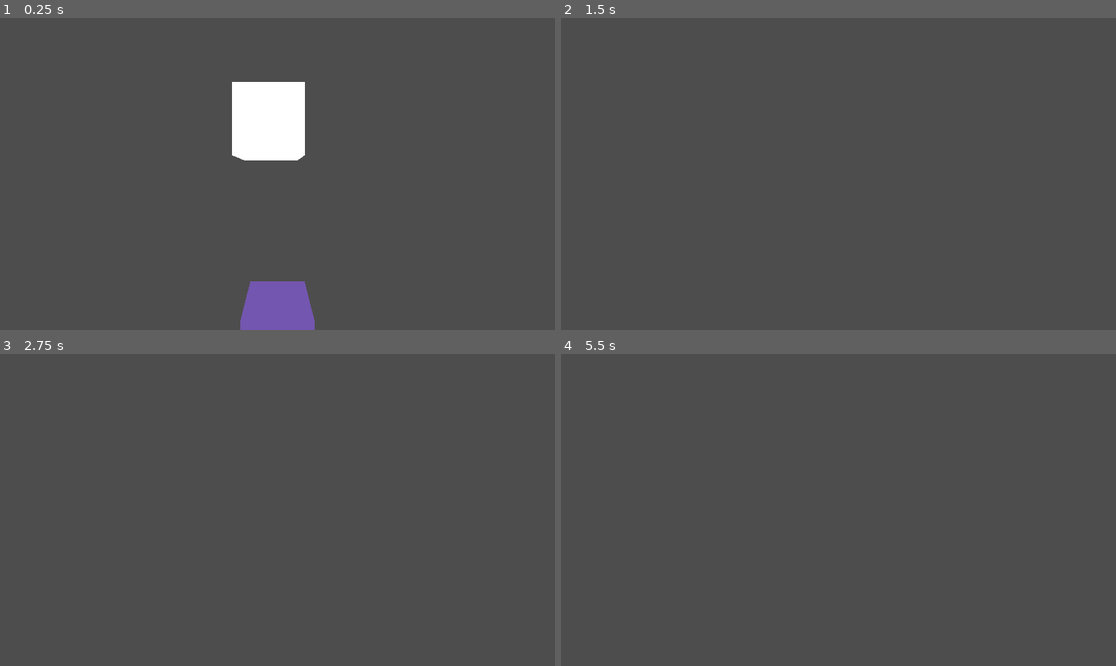
Above: before the commit, frames 1-4 (two rows, left to right).
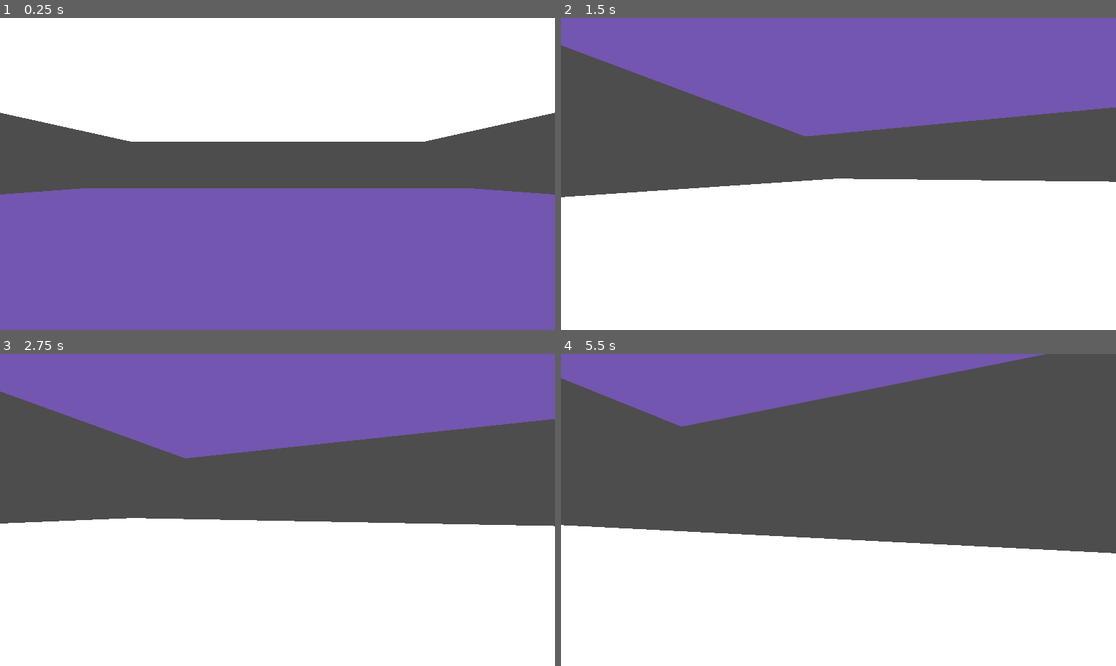
Above: after the commit, the same moments.

Repository: JacobKuenning/UpsideDoom
Game: Godot game, scene res://Scenes/game.tscn
The game is run twice, just before and just after one commit, with the same random seed, the same clock (stepped at 60 frames per second) and the same inputs.
Inputs (mouse positions are in pixels of both pictures, inside the frame that each line leads up to):
- Up to frame 1 (0.25 s): no input
- Up to frame 2 (1.5 s): tap Enter at 0.5 s; move the mouse to (960, 158) at 0.52 s; hold D (move_right) 0.53-1.28 s; hold Space (flip) 0.53-1.28 s; move the mouse to (727, 189) at 1.27 s; hold S (move_backward) from 1.28 s (still down); tap Space (flip) at 1.35 s
- Up to frame 3 (2.75 s): move the mouse to (333, 441) at 2.02 s; release S (move_backward) at 2.03 s; hold D (move_right) from 2.03 s (still down); hold Space (flip) from 2.03 s (still down)
- Up to frame 4 (5.5 s): move the mouse to (810, 572) at 2.77 s; release D (move_right) at 2.78 s; release Space (flip) at 2.78 s; hold W (move_forward) 2.78-3.53 s; tap Space (flip) at 2.85, 4.35 s; move the mouse to (1005, 556) at 3.52 s; hold Space (flip) 3.53-4.28 s; hold A (move_left) 3.53-5.03 s; move the mouse to (672, 463) at 4.27 s; move the mouse to (866, 510) at 5.02 s; hold S (move_backward) from 5.03 s (still down); hold Space (flip) from 5.03 s (still down)

The runs differ from the first frame. In frame 1, 79% of the frame differs, in the area x 0-100%, y 0-100%; in frame 2, 76%; in frame 3, 72%; in frame 4, 52%.

Commit message:
Push 6
Player now doesn't decellerate when flipping, continous motion across flips

Diff:
--- a/Scenes/game.tscn
+++ b/Scenes/game.tscn
@@ -24,7 +24,7 @@
 environment = SubResource("Environment_ebmjs")
 
 [node name="Player" type="CharacterBody3D" parent="." node_paths=PackedStringArray("gm", "sm", "flipcd")]
-transform = Transform3D(1, 0, 0, 0, 1, 0, 0, 0, 1, -0.00328922, 2.21349, 0.00159693)
+transform = Transform3D(1, 0, 0, 0, 1, 0, 0, 0, 1, 0, 1, 0)
 script = ExtResource("1_rbk5v")
 gm = NodePath("..")
 sm = NodePath("StateMachine")
@@ -45,10 +45,11 @@
 camcon = NodePath("../../CameraController")
 
 [node name="CameraController" type="Node3D" parent="Player"]
+transform = Transform3D(1, 0, 0, 0, 1, 0, 0, 0, 1, -0.002, 0.7, -0.5)
 
 [node name="Camera3D" type="Camera3D" parent="Player/CameraController"]
-transform = Transform3D(1, 0, 0, 0, 1, 0, 0, 0, 1, 0.00377321, 1.02798, 0.00777197)
 current = true
+fov = 85.0
 
 [node name="CollisionShape3D" type="CollisionShape3D" parent="Player"]
 transform = Transform3D(1, 0, 0, 0, 1, 0, 0, 0, 1, 0.0111753, -0.0591547, -0.359137)
@@ -58,11 +59,11 @@
 one_shot = true
 
 [node name="CSGBox3D" type="CSGBox3D" parent="."]
-transform = Transform3D(1, 0, 0, 0, 1, 0, 0, 0, 1, 0, 0.76339, -3.23303)
+transform = Transform3D(46.335, 0, 0, 0, 1, 0, 0, 0, 36.335, 0, -0.515651, -3.23303)
 material = SubResource("StandardMaterial3D_qxrlw")
 
 [node name="CSGBox3D2" type="CSGBox3D" parent="."]
-transform = Transform3D(1, 0, 0, 0, 1, 0, 0, 0, 1, -0.124398, 3.99817, -3.26252)
+transform = Transform3D(38.86, 0, 0, 0, 0.025, 0, 0, 0, 40.625, 0, 6, -2.953)
 material = SubResource("StandardMaterial3D_wrm1d")
 
 [connection signal="timeout" from="Player/FlipCooldown" to="Player/StateMachine/Normal" method="_on_flip_cooldown_timeout"]
--- /dev/null
+++ b/Scenes/player_projectile.tscn
@@ -0,0 +1,18 @@
+[gd_scene load_steps=3 format=3 uid="uid://crab7nwpin1u0"]
+
+[sub_resource type="PlaceholderTexture2D" id="PlaceholderTexture2D_klkvw"]
+
+[sub_resource type="SphereShape3D" id="SphereShape3D_klkvw"]
+radius = 0.199332
+
+[node name="PlayerProjectile" type="Node3D"]
+
+[node name="Sprite3D" type="Sprite3D" parent="."]
+transform = Transform3D(25.895, 0, 0, 0, 25.895, 0, 0, 0, 25.895, 0, 0, 0)
+billboard = 1
+texture = SubResource("PlaceholderTexture2D_klkvw")
+
+[node name="Area3D" type="Area3D" parent="."]
+
+[node name="CollisionShape3D" type="CollisionShape3D" parent="Area3D"]
+shape = SubResource("SphereShape3D_klkvw")
--- a/Scripts/player.gd
+++ b/Scripts/player.gd
@@ -3,10 +3,12 @@
 @export var sm : Node
 @export var flipcd : Timer
 var flipped = false
+var moving = false
 
 @export var SPEED = 15
 @export var ACCEL = 2
 @export var FRIC = 1
+@export var FLIP_ACCEL_WIN = 0.1 #how much time after flip the player is given max acceleration
 @export var mouse_sens = 50
 
 var look_dir: Vector2
@@ -18,6 +20,7 @@
 		state.ACCEL = ACCEL
 		state.FRIC = FRIC
 		state.mouse_sens = mouse_sens
+		state.FLIP_ACCEL_WIN = FLIP_ACCEL_WIN
 
 func _physics_process(delta):
 	pass
--- a/Scripts/player_flipped_state.gd
+++ b/Scripts/player_flipped_state.gd
@@ -7,16 +7,23 @@
 var ACCEL
 var FRIC
 var look_dir: Vector2
+var OVERRIDE = 1
+var FLIP_ACCEL_WIN
 
 var mouse_sens
 
 var can_flip = false
 
 func enter():
-	print("flipped state entered")
+	player.position.y = 5
 	camcon.rotation_degrees.z = 180
+	camcon.position.y = 0.3
 	can_flip = false
 	player.flipcd.start()
+	if player.moving:
+		ACCEL = 1000
+		await get_tree().create_timer(FLIP_ACCEL_WIN).timeout
+		ACCEL = 2
 
 func exit():
 	pass
@@ -29,15 +36,19 @@
 	var direction = (player.transform.basis * Vector3(-input_dir.x, 0, input_dir.y)).normalized()
 	if direction:
 		accelerate(direction)
-		print(direction)
 	else:
 		apply_friction()
+
+	if player.velocity != Vector3.ZERO:
+		player.moving = true
+	else:
+		player.moving = false
 
 	_rotate_camera(_delta)
 	player.move_and_slide()
 
 func accelerate(direction):
-	player.velocity = player.velocity.move_toward(direction * SPEED, ACCEL)
+	player.velocity = player.velocity.move_toward(direction * SPEED, ACCEL * OVERRIDE)
 
 func apply_friction():
 	player.velocity = player.velocity.move_toward(Vector3.ZERO,FRIC)
--- a/Scripts/player_normal_state.gd
+++ b/Scripts/player_normal_state.gd
@@ -7,16 +7,23 @@
 var ACCEL
 var FRIC
 var look_dir: Vector2
+var OVERRIDE = 1
+var FLIP_ACCEL_WIN
 
 var mouse_sens
 
 var can_flip = false
 
 func enter():
-	print("normal state entered")
+	player.position.y = 1
 	camcon.rotation_degrees.z = 0
+	camcon.position.y = 0.7
 	can_flip = false
 	player.flipcd.start()
+	if player.moving:
+		ACCEL = 1000
+		await get_tree().create_timer(FLIP_ACCEL_WIN).timeout
+		ACCEL = 2
 
 func exit():
 	pass
@@ -25,28 +32,33 @@
 	pass
 
 func physics_update(_delta):
+	print(ACCEL)
 	var input_dir = Input.get_vector("move_left", "move_right", "move_forward", "move_backward")
 	var direction = (player.transform.basis * Vector3(input_dir.x, 0, input_dir.y)).normalized()
 	if direction:
 		accelerate(direction)
-		print(direction)
 	else:
 		apply_friction()
+
+	if player.velocity != Vector3.ZERO:
+		player.moving = true
+	else:
+		player.moving = false
 
 	_rotate_camera(_delta)
 	player.move_and_slide()
 
 func accelerate(direction):
-	player.velocity = player.velocity.move_toward(direction * SPEED, ACCEL)
+	player.velocity = player.velocity.move_toward(direction * SPEED, ACCEL * OVERRIDE)
 
 func apply_friction():
 	player.velocity = player.velocity.move_toward(Vector3.ZERO,FRIC)
 
 func _input(event: InputEvent): #handle mouse motion and other button inputs
-		if event is InputEventMouseMotion:
-			look_dir = event.relative * 0.01
-		if event.is_action_pressed("flip") and can_flip:
-			Transitioned.emit(self, "flipped") #change state
+	if event is InputEventMouseMotion:
+		look_dir = event.relative * 0.01
+	if event.is_action_pressed("flip") and can_flip:
+		Transitioned.emit(self, "flipped") #change state
 
 func _rotate_camera(delta: float):
 	var input = Input.get_vector("look_left", "look_right", "NULL", "NULL") #NULL because we only need the first two fields
